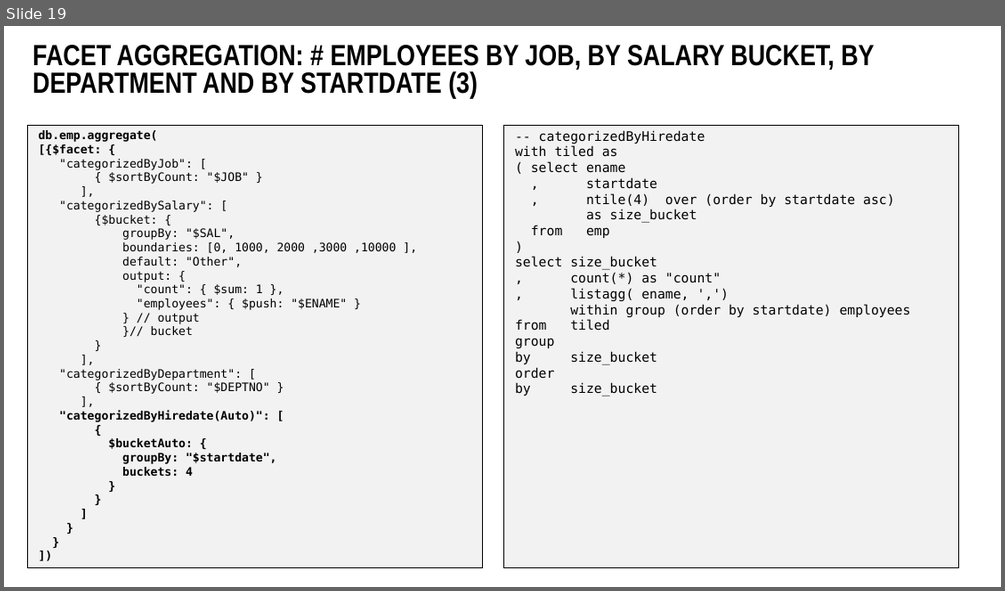
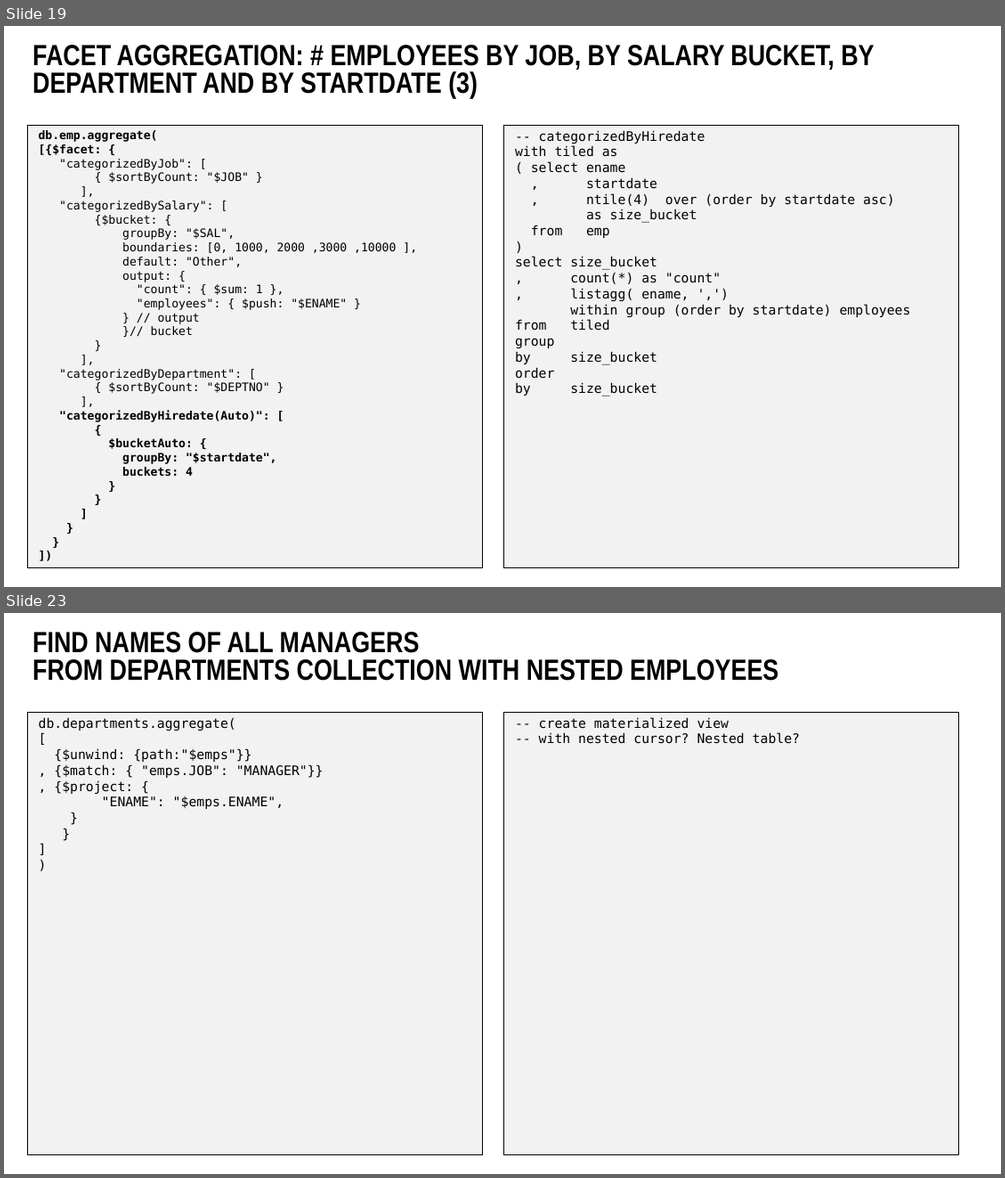
Before and after one commit to lucasjellema/sig-nosql-mongodb, a slide deck: mongodb-find-agg-vs-oracle-sql.pptx. Shown one above the other, each under a label of ours: slide 19 before the commit, slides 19 and 23 after it; the slides between them are not shown. The pictures are 1005x591 and 1005x1178 pixels, drawn with LibreOffice and Linux fonts; fonts in the diff are those of the drawing; background and template pictures are left out. Boxes give left, top, right and bottom in pixels: in the first picture for what was removed or moved away, otherwise in the second. Text is boxed around its words. In the diff, an @@ line names an element or a change of style, - is before the commit and + after.

Commit message:
Adding geo, text, nested & materialized

```diff
--- a/mongodb-find-agg-vs-oracle-sql.pptx
+++ b/mongodb-find-agg-vs-oracle-sql.pptx
@@ slide 23 added at (x1=4, y1=613, x2=1001, y2=1174), background #FFFFFF @@
@@ title added at (x1=32, y1=632, x2=778, y2=681), 40 pt, text #000000, bold @@
+FIND NAMES OF ALL MANAGERS
+FROM DEPARTMENTS COLLECTION WITH NESTED EMPLOYEES
@@ rectangle added at (x1=27, y1=712, x2=482, y2=1155), fill #F2F2F2, outline #000000 0.5 pt @@
@@ text added at (x1=39, y1=717, x2=324, y2=809), 18 pt, text #000000 @@
+db.departments.aggregate(
+[
+{$unwind: {path:"$emps"}}
+, {$match: { "emps.JOB": "MANAGER"}}
+, {$project: {
+"ENAME": "$emps.ENAME",
+}
+}
+]
+)
@@ rectangle added at (x1=503, y1=712, x2=958, y2=1155), fill #F2F2F2, outline #000000 0.5 pt @@
@@ text added at (x1=539, y1=717, x2=800, y2=744), 18 pt, text #000000 @@
+-- create materialized view
+-- with nested cursor? Nested table?
```
Also in this commit, not shown: 11 other slides added.
